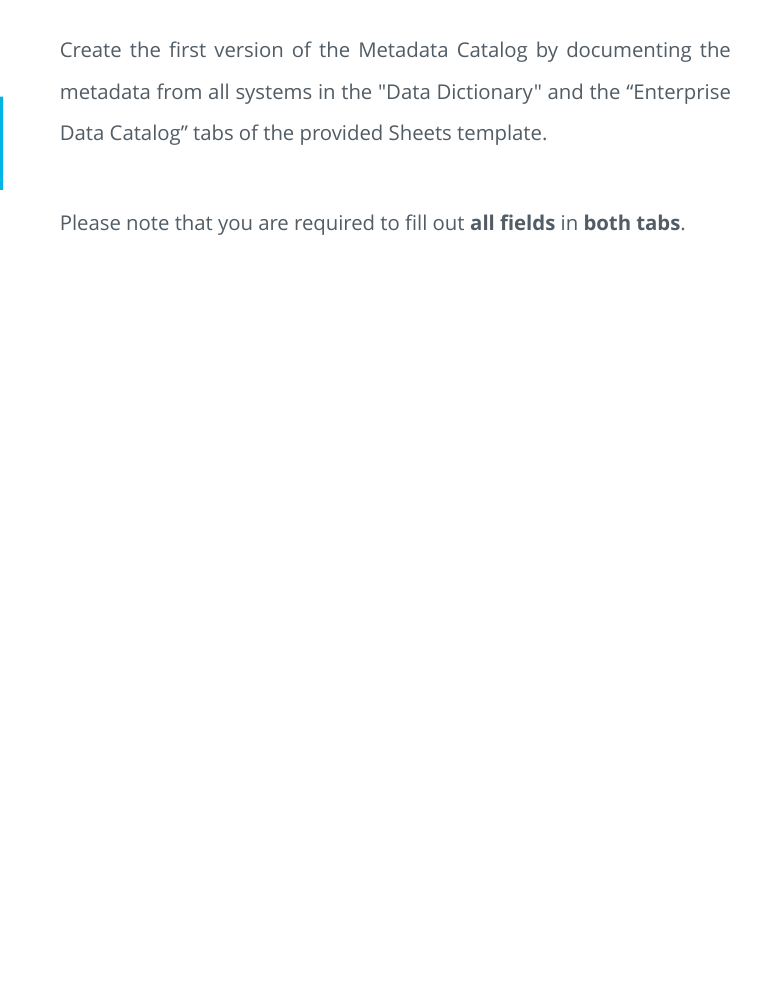
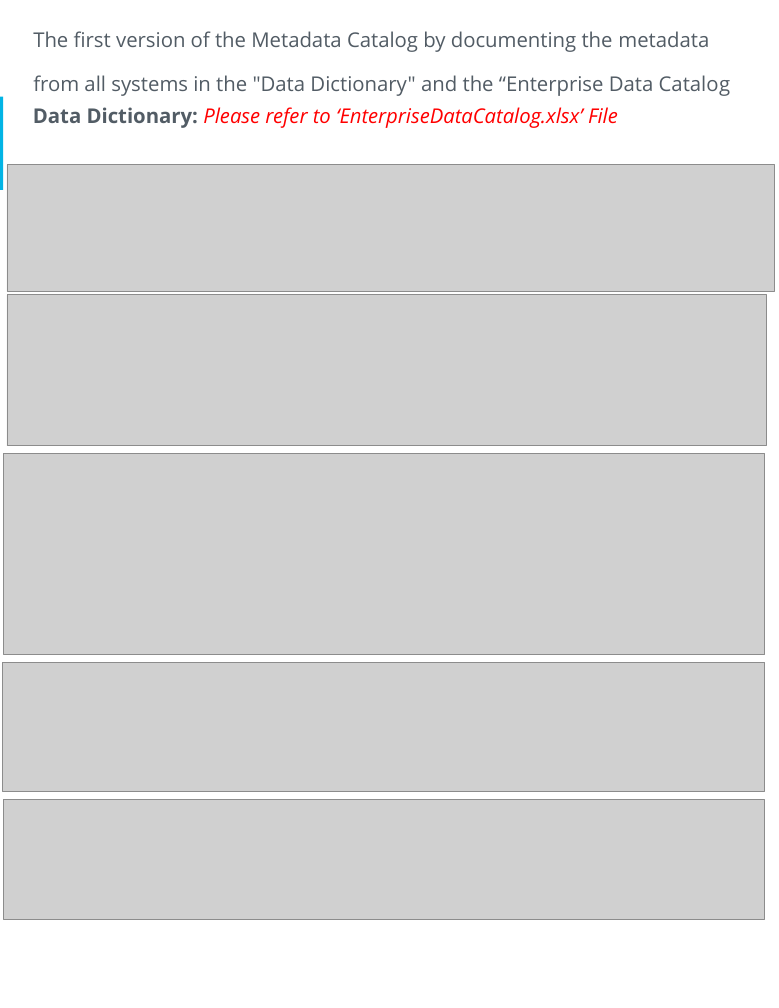
Before and after one commit to fuongcao/udacity-data-achitect, a slide deck: slide 8 of 4- Data Governance at SneakerPark/DataGovernanceAtSneakerPark.pptx (slide 10 before the commit). Drawn at 779x1008 pixels with LibreOffice and Linux fonts; fonts in the diff are those of the drawing; grey boxes stand for pictures. Boxes give left, top, right and bottom in pixels: in the first picture for what was removed or moved away, otherwise in the second. Text is boxed around its words. In the diff, an @@ line names an element or a change of style, - is before the commit and + after.

```diff
--- a/4- Data Governance at SneakerPark/DataGovernanceAtSneakerPark.pptx
+++ b/4- Data Governance at SneakerPark/DataGovernanceAtSneakerPark.pptx
@@ text at [33, 31, 731, 96]: text changed @@
-Create the first version of the Metadata Catalog by documenting the metadata from all systems in the "Data Dictionary" and the “Enterprise Data Catalog” tabs of the provided Sheets template.
-Please note that you are required to fill out all fields in both tabs.
+The first version of the Metadata Catalog by documenting the metadata from all systems in the "Data Dictionary" and the “Enterprise Data Catalog
@@ text added at [33, 107, 618, 128], 16 pt, text #FF0000, italic @@
+Data Dictionary: Please refer to ‘EnterpriseDataCatalog.xlsx’ File
@@ picture added at [7, 165, 774, 291] @@
@@ picture added at [7, 295, 766, 446] @@
@@ picture added at [4, 454, 764, 655] @@
@@ picture added at [3, 663, 765, 792] @@
@@ picture added at [4, 800, 764, 919] @@
```
Also in this commit, not shown: 6 other slides changed, 4 slides added, 6 slides removed, 1 other file.
